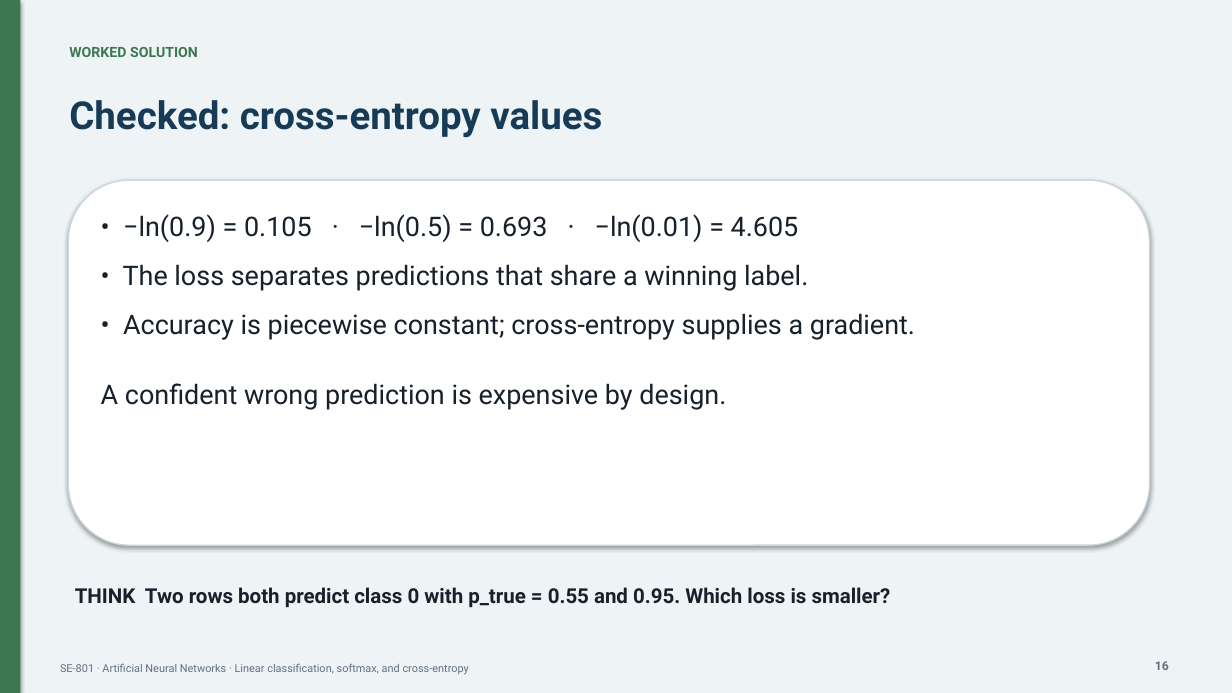
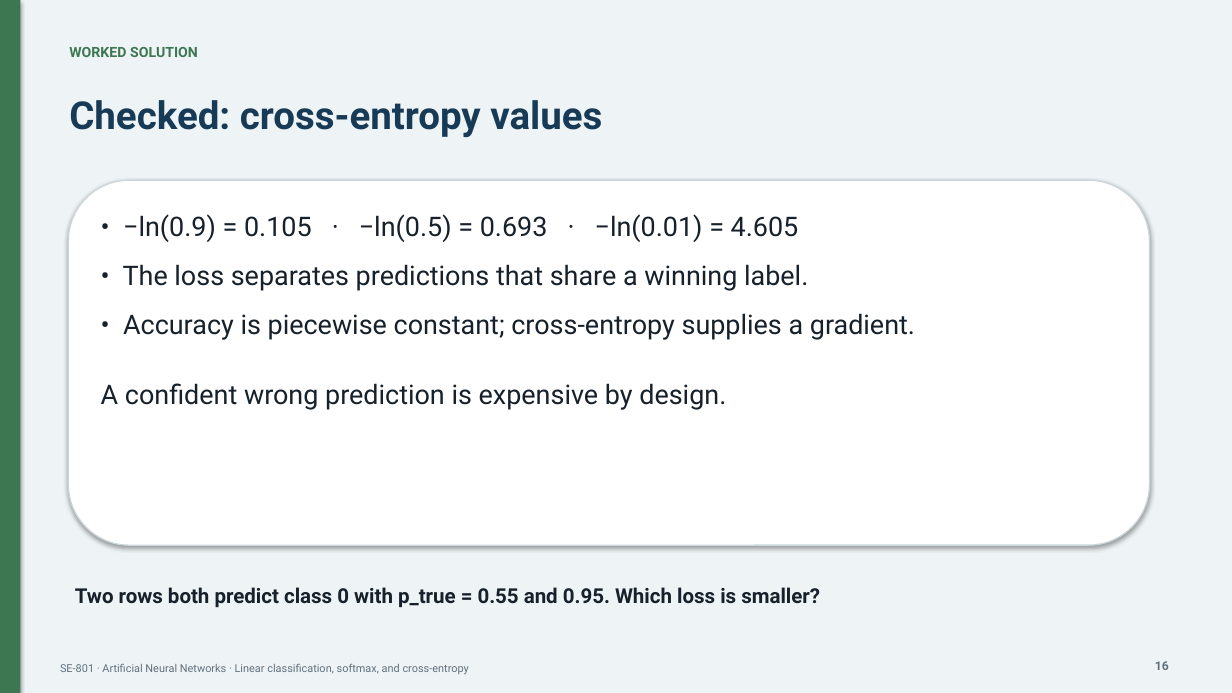
Before and after one commit to DrFarrukh/teaching, a slide deck: slide 16 of courses/artificial-neural-networks/lectures/lecture-04/slides.pptx. Drawn at 1232x693 pixels with LibreOffice and Linux fonts; fonts in the diff are those of the drawing. Boxes give left, top, right and bottom in pixels: in the first picture for what was removed or moved away, otherwise in the second. Text is boxed around its words. In the diff, an @@ line names an element or a change of style, - is before the commit and + after.

```diff
--- a/courses/artificial-neural-networks/lectures/lecture-04/slides.pptx
+++ b/courses/artificial-neural-networks/lectures/lecture-04/slides.pptx
@@ text at (75, 587, 820, 607): text changed @@
-THINK Two rows both predict class 0 with p_true = 0.55 and 0.95. Which loss is smaller?
+Two rows both predict class 0 with p_true = 0.55 and 0.95. Which loss is smaller?
```
Also in this commit, not shown: 7 other slides changed.
